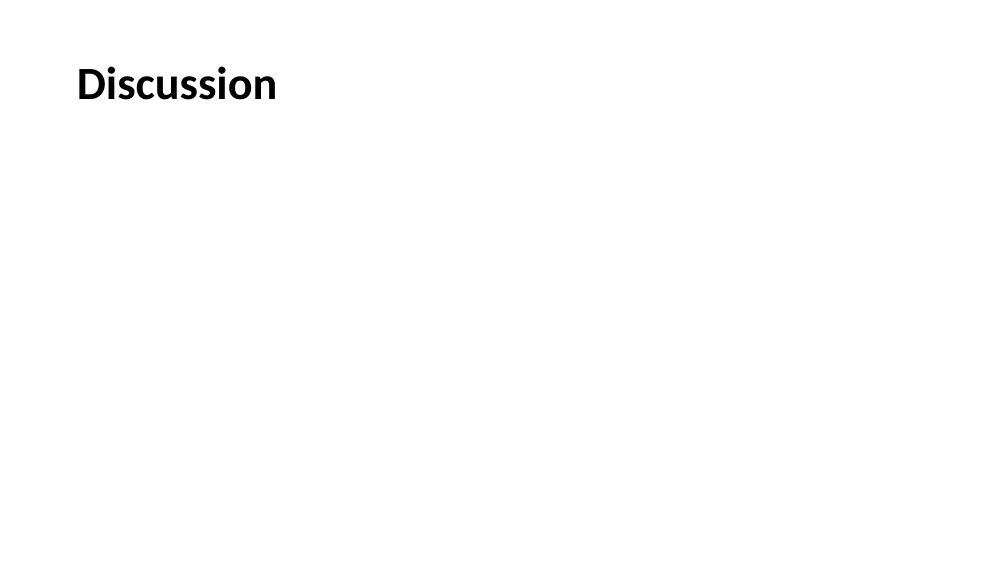
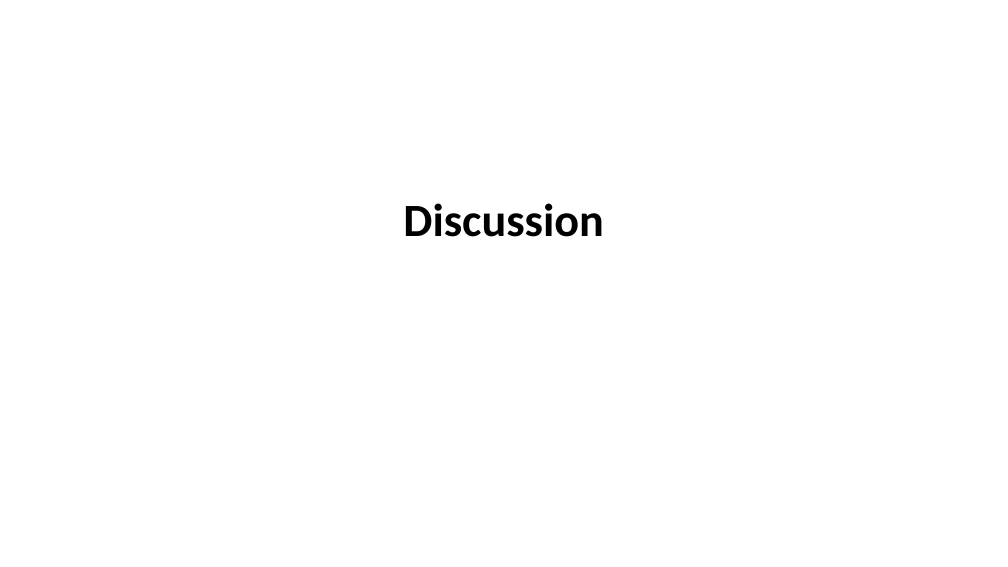
Before and after one commit to wirtj1/relatives, a slide deck: slide 8 of Orange/doc/CS01/task03/Task03.pptx. Drawn at 1008x567 pixels with LibreOffice and Linux fonts; fonts in the diff are those of the drawing. Boxes give left, top, right and bottom in pixels: in the first picture for what was removed or moved away, otherwise in the second. Text is boxed around its words. In the diff, an @@ line names an element or a change of style, - is before the commit and + after.

Commit message:
powerpoint angepasst

```diff
--- a/Orange/doc/CS01/task03/Task03.pptx
+++ b/Orange/doc/CS01/task03/Task03.pptx
@@ title "Discussion": place and size @@
-title "Discussion" at bbox=[77, 66, 278, 100]
+title "Discussion" at bbox=[403, 203, 604, 237]
@@ title "Discussion" at bbox=[403, 203, 604, 237]: alignment left to centre @@
```
